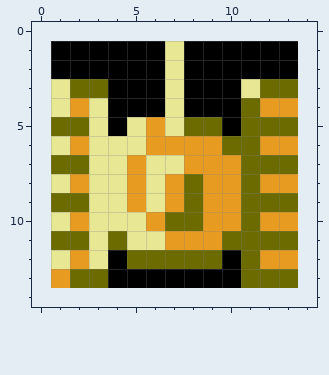
Two states of a pixel-art sprite, img/tank1/tank2-up.png. The first picture shows the starting point.
The file is 13x13 pixels. The old version is drawn lined up with the new one, on the new canvas.
After the commit:
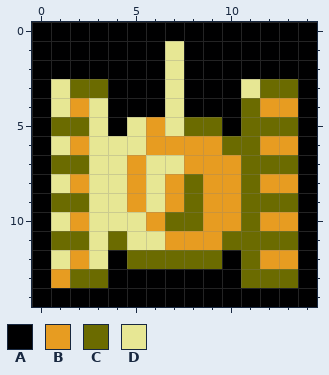
Palette (. is transparent): A #000001  B #e79c21  C #6b6b00  D #e7e794
The exact change:
canvas 13x13 -> 15x15, the old top-left corner now at 1,1
The edit adds colour A in row 0 at x 0 to 14; in rows 1 to 13 at x 0 and 14; in row 14 at x 0 to 14.
